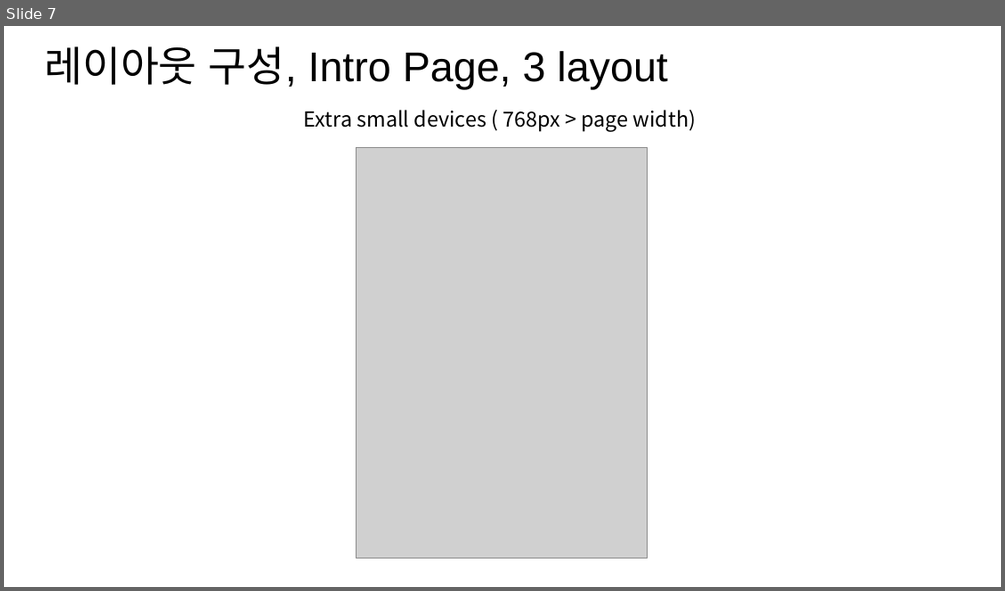
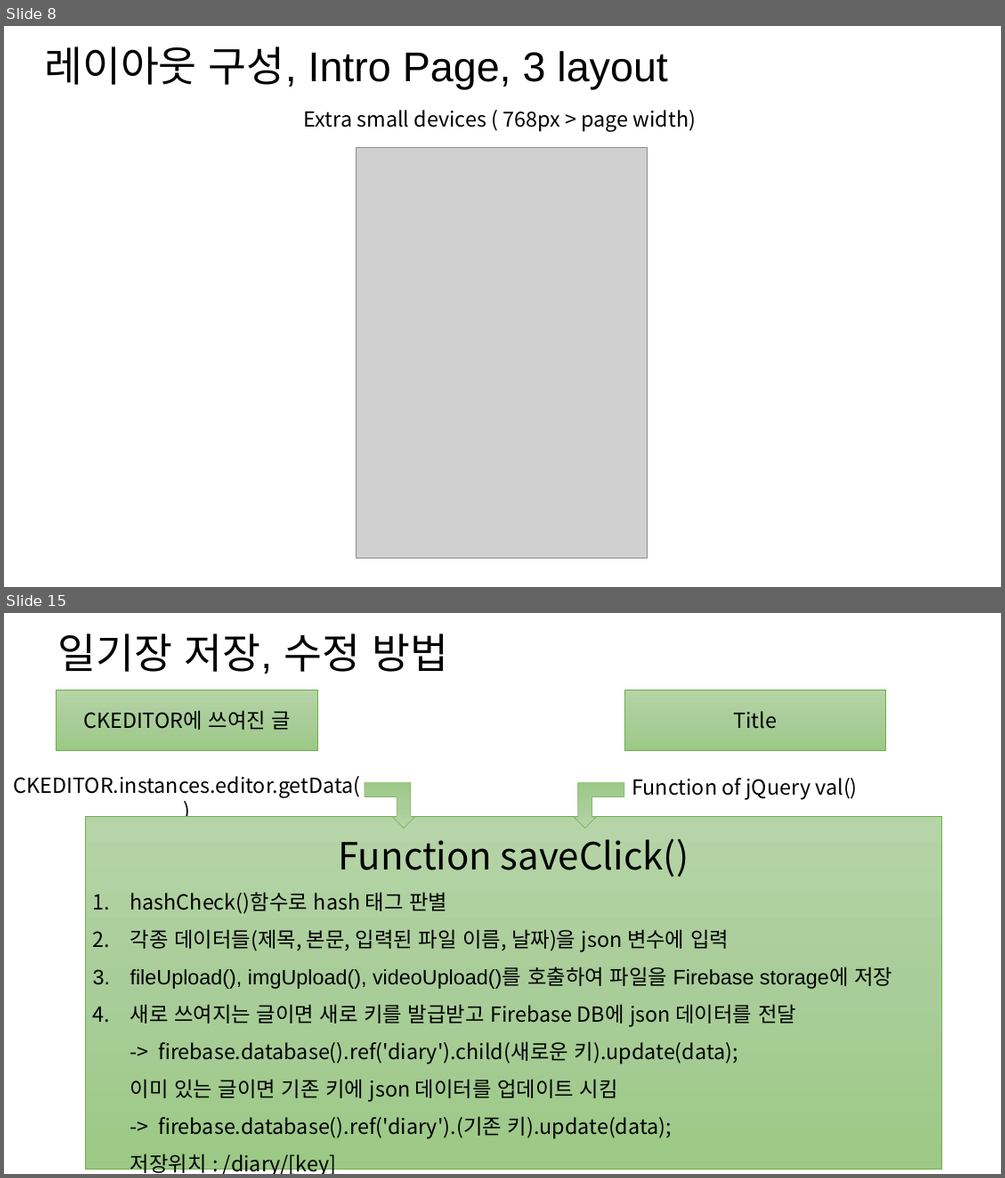
Before and after one commit to naem1023/PROJECT_webProgramming, a slide deck: project_doc_201611263_박성호.pptx. Shown one above the other, each under a label of ours: slide 7 before the commit, slides 8 and 15 after it; the slides between them are not shown. The pictures are 1005x591 and 1005x1178 pixels, drawn with LibreOffice and Linux fonts; fonts in the diff are those of the drawing; grey boxes stand for pictures. Boxes give left, top, right and bottom in pixels: in the first picture for what was removed or moved away, otherwise in the second. Text is boxed around its words. In the diff, an @@ line names an element or a change of style, - is before the commit and + after.

```diff
--- a/project_doc_201611263_박성호.pptx
+++ b/project_doc_201611263_박성호.pptx
@@ slide 15 added at <box>4,613,1001,1174</box>, background #FFFFFF @@
@@ text added at <box>58,633,448,674</box>, 40 pt, text #000000 @@
+일기장 저장, 수정 방법
@@ rectangle added at <box>57,690,318,751</box>, fill gradient #B5D5A7 to #AACE9A to #9CC987, outline #70AD47 0.5 pt, 20 pt, text #000000 @@
+CKEDITOR에 쓰여진 글
@@ rectangle added at <box>624,690,886,751</box>, fill gradient #B5D5A7 to #AACE9A to #9CC987, outline #70AD47 0.5 pt, 20 pt, text #000000 @@
+Title
@@ text added at <box>14,776,361,798</box>, 20 pt, text #000000 @@
+CKEDITOR.instances.editor.getData()
@@ bent up arrow added at <box>364,783,415,828</box>, fill gradient #B5D5A7 to #AACE9A to #9CC987, outline #70AD47 0.5 pt @@
@@ bent up arrow added at <box>574,783,624,828</box>, fill gradient #B5D5A7 to #AACE9A to #9CC987, outline #70AD47 0.5 pt @@
@@ text added at <box>631,778,858,800</box>, 20 pt, text #000000 @@
+Function of jQuery val()
@@ rectangle added at <box>86,817,942,1168</box>, fill gradient #B5D5A7 to #AACE9A to #9CC987, outline #70AD47 0.5 pt, 20 pt, text #000000 @@
+Function saveClick()
+1. hashCheck()함수로 hash 태그 판별
+2. 각종 데이터들(제목, 본문, 입력된 파일 이름, 날짜)을 json 변수에 입력
+3. fileUpload(), imgUpload(), videoUpload()를 호출하여 파일을 Firebase storage에 저장
+4. 새로 쓰여지는 글이면 새로 키를 발급받고 Firebase DB에 json 데이터를 전달
+   -> firebase.database().ref('diary').child(새로운 키).update(data);
+   이미 있는 글이면 기존 키에 json 데이터를 업데이트 시킴
+   -> firebase.database().ref('diary').(기존 키).update(data);
+   저장위치 : /diary/[key]
@@ what was slide 7 is now slide 8 @@
```
Also in this commit, not shown: 1 slide changed, 14 other slides added, 1 slide removed, 7 other files.
